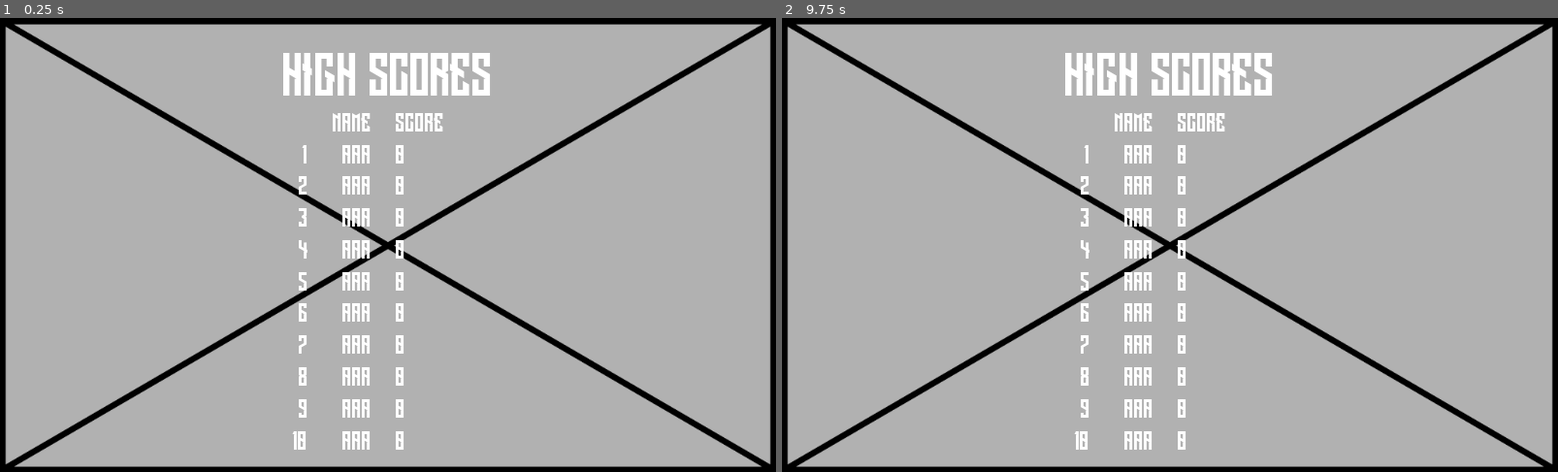
Above: before the commit, frames 1-2 (left to right).
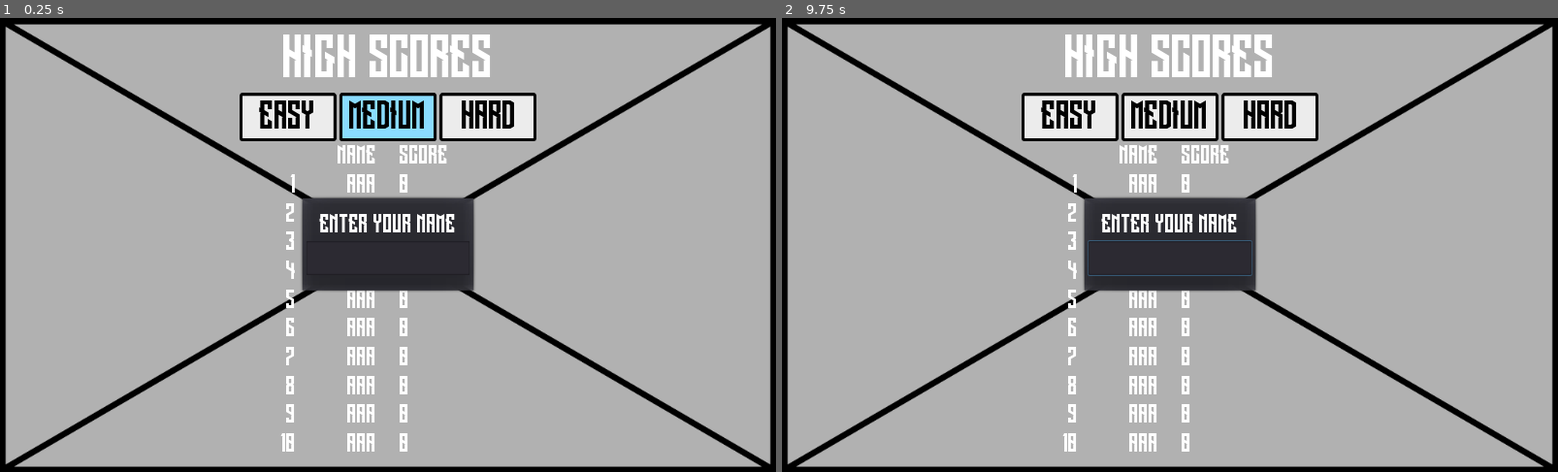
Above: after the commit, the same moments.

Repository: RhetHypo/BrickByBrickPolished
Game: Godot game, scene res://scenes/menus/Highscores.tscn
Two runs of this game, one before a commit and one after it. Both use one fixed random seed, a clock stepped at 60 frames per second and the inputs below. This scene is started directly instead of the project's main scene.
Inputs (mouse positions are in pixels of both pictures, inside the frame that each line leads up to):
- Up to frame 1 (0.25 s): no input
- Up to frame 2 (9.75 s): click (1170, 117) at 0.5 s, where only the run after the commit has a clickable "MEDIUM"; click (1270, 117) at 1.25 s, where only the run after the commit has a clickable "HARD"; click (1069, 117) at 2 s, where only the run after the commit has a clickable "EASY"; click (1069, 117) at 2.75 s, where only the run after the commit has a clickable "EASY"; click (1170, 117) at 3.5 s, where only the run after the commit has a clickable "MEDIUM"; click (1270, 117) at 4.25 s, where only the run after the commit has a clickable "HARD"; click (1069, 117) at 5 s, where only the run after the commit has a clickable "EASY"; click (1170, 117) at 5.75 s, where only the run after the commit has a clickable "MEDIUM"; click (1270, 117) at 6.5 s, where only the run after the commit has a clickable "HARD"; tap Enter at 7.25, 8.75 s; move the mouse to (1131, 335) at 7.27 s; click (1131, 335) at 7.35 s; tap Space at 8, 9.5 s; move the mouse to (1402, 313) at 8.02 s; click (1402, 313) at 8.1 s; move the mouse to (937, 176) at 8.77 s; click (937, 176) at 8.85 s; move the mouse to (1208, 245) at 9.52 s; click (1208, 245) at 9.6 s

The runs differ from the first frame. In frame 1, 12% of the frame differs, in the area x 30-70%, y 3-96%; in frame 2, 12%.

Commit message:
progress on highscore saving

Diff:
--- /dev/null
+++ b/globals.gd
@@ -0,0 +1,7 @@
+extends Node
+
+#some of these may not be used
+var endgame = true
+var endgame_score = 10
+var endgame_level = 5
+var endgame_difficulty = 1
--- a/project.godot
+++ b/project.godot
@@ -22,6 +22,7 @@
 [autoload]
 
 settings="*res://settings.gd"
+globals="*res://globals.gd"
 
 [display]
 
--- a/scenes/entities/Paddle.tscn
+++ b/scenes/entities/Paddle.tscn
@@ -40,7 +40,6 @@
 [node name="CPUParticles2D" type="CPUParticles2D" parent="StartBall"]
 amount = 16
 speed_scale = 5.0
-local_coords = false
 texture = ExtResource( 4 )
 emission_shape = 1
 emission_sphere_radius = 3.0
--- a/scenes/menus/Highscores.gd
+++ b/scenes/menus/Highscores.gd
@@ -9,6 +9,9 @@
 onready var grid = get_node("VBoxContainer/GridContainer")
 
 func _ready():
+	if globals.endgame:
+		get_node("NewHighscore").popup_centered()
+	get_node("VBoxContainer/HBoxContainer/Medium").grab_focus()
 	load_scores()
 	display_scores()
 
@@ -35,15 +38,44 @@
 		getFile.open(scores_file, File.READ)
 		scores = getFile.get_var()
 		getFile.close()
+		print("found score")
 	if len(scores) < 10:
 		for i in range(len(scores),10):
+			print("generating score")
 			scores.append(["AAA", "0"])
 	#should load existing scores, and fill in nonexisting ones if there are less than ten
 
-func save_score():
-	pass
+func save_score(new_text):
+	var position = 0
+	for score in scores:
+		if int(score[1]) < globals.endgame_score:
+			break
+		else:
+			position += 1
+	print(scores)
+	scores.insert(position,[new_text.to_upper(),globals.endgame_score])
+	scores.pop_back()
+	print(scores)
 	#should
-	#1. get current scores,
+	#1. get current scores, DONE
 	#2. find if the new one is a high score,
-	#3. prompt for name to enter(three characters for now),
+	#3. prompt for name to enter(three characters for now), DONE
 	#4. place at proper point in list by removing the last item, and inserting in last spot
+
+
+func _on_Easier_pressed():
+	pass # Replace with function body.
+
+
+func _on_Medium_pressed():
+	pass # Replace with function body.
+
+
+func _on_Harder_pressed():
+	pass # Replace with function body.
+
+
+func _on_LineEdit_text_entered(new_text):
+	print(new_text)
+	get_node("NewHighscore").hide()
+	save_score(new_text)
--- a/scenes/menus/Highscores.tscn
+++ b/scenes/menus/Highscores.tscn
@@ -1,18 +1,39 @@
-[gd_scene load_steps=7 format=2]
+[gd_scene load_steps=16 format=2]
 
 [ext_resource path="res://scenes/menus/Highscores.gd" type="Script" id=1]
 [ext_resource path="res://images/ScoreBackground.png" type="Texture" id=2]
 [ext_resource path="res://other/long_shot/Long_Shot.ttf" type="DynamicFontData" id=3]
+[ext_resource path="res://images/normal.png" type="Texture" id=4]
+[ext_resource path="res://images/pressed.png" type="Texture" id=5]
+[ext_resource path="res://images/hover.png" type="Texture" id=6]
+[ext_resource path="res://images/disabled.png" type="Texture" id=7]
+[ext_resource path="res://images/focused.png" type="Texture" id=8]
 
 [sub_resource type="DynamicFont" id=1]
 size = 72
 font_data = ExtResource( 3 )
 
+[sub_resource type="DynamicFont" id=5]
+size = 48
+font_data = ExtResource( 3 )
+
+[sub_resource type="DynamicFont" id=6]
+size = 48
+font_data = ExtResource( 3 )
+
+[sub_resource type="DynamicFont" id=3]
+size = 32
+font_data = ExtResource( 3 )
+
 [sub_resource type="DynamicFont" id=4]
 size = 32
 font_data = ExtResource( 3 )
 
-[sub_resource type="DynamicFont" id=5]
+[sub_resource type="DynamicFont" id=7]
+size = 32
+font_data = ExtResource( 3 )
+
+[sub_resource type="DynamicFont" id=8]
 size = 32
 font_data = ExtResource( 3 )
 
@@ -30,65 +51,164 @@
 
 [node name="VBoxContainer" type="VBoxContainer" parent="."]
 anchor_left = 0.5
+anchor_right = 0.5
+margin_left = -196.0
+margin_top = 20.0
+margin_right = 196.0
+margin_bottom = 491.0
+alignment = 1
+
+[node name="HighScoresLabel" type="Label" parent="VBoxContainer" groups=[
+"Label",
+]]
+margin_top = 144.0
+margin_right = 392.0
+margin_bottom = 219.0
+custom_fonts/font = SubResource( 1 )
+text = "HIGH SCORES"
+align = 1
+valign = 1
+
+[node name="HBoxContainer" type="HBoxContainer" parent="VBoxContainer"]
+margin_top = 223.0
+margin_right = 392.0
+margin_bottom = 287.0
+alignment = 1
+
+[node name="Easier" type="TextureButton" parent="VBoxContainer/HBoxContainer"]
+margin_right = 128.0
+margin_bottom = 64.0
+texture_normal = ExtResource( 4 )
+texture_pressed = ExtResource( 5 )
+texture_hover = ExtResource( 6 )
+texture_disabled = ExtResource( 7 )
+texture_focused = ExtResource( 8 )
+
+[node name="Label" type="Label" parent="VBoxContainer/HBoxContainer/Easier"]
+margin_right = 127.0
+margin_bottom = 65.0
+custom_fonts/font = SubResource( 5 )
+custom_colors/font_color = Color( 0, 0, 0, 1 )
+text = "EASY"
+align = 1
+valign = 1
+
+[node name="Medium" type="TextureButton" parent="VBoxContainer/HBoxContainer"]
+margin_left = 132.0
+margin_right = 260.0
+margin_bottom = 64.0
+texture_normal = ExtResource( 4 )
+texture_pressed = ExtResource( 5 )
+texture_hover = ExtResource( 6 )
+texture_disabled = ExtResource( 7 )
+texture_focused = ExtResource( 8 )
+
+[node name="Label" type="Label" parent="VBoxContainer/HBoxContainer/Medium"]
+margin_right = 127.0
+margin_bottom = 65.0
+focus_mode = 1
+custom_fonts/font = SubResource( 5 )
+custom_colors/font_color = Color( 0, 0, 0, 1 )
+text = "MEDIUM"
+align = 1
+valign = 1
+
+[node name="Harder" type="TextureButton" parent="VBoxContainer/HBoxContainer"]
+margin_left = 264.0
+margin_right = 392.0
+margin_bottom = 64.0
+texture_normal = ExtResource( 4 )
+texture_pressed = ExtResource( 5 )
+texture_hover = ExtResource( 6 )
+texture_disabled = ExtResource( 7 )
+texture_focused = ExtResource( 8 )
+
+[node name="Label" type="Label" parent="VBoxContainer/HBoxContainer/Harder"]
+margin_right = 130.0
+margin_bottom = 65.0
+custom_fonts/font = SubResource( 6 )
+custom_colors/font_color = Color( 0, 0, 0, 1 )
+text = "HARD"
+align = 1
+valign = 1
+
+[node name="GridContainer" type="GridContainer" parent="VBoxContainer"]
+editor/display_folded = true
+margin_top = 291.0
+margin_right = 392.0
+margin_bottom = 326.0
+custom_constants/hseparation = 32
+columns = 4
+
+[node name="BlankLabel" type="Label" parent="VBoxContainer/GridContainer" groups=[
+"Label",
+]]
+margin_top = 10.0
+margin_bottom = 24.0
+
+[node name="Label" type="Label" parent="VBoxContainer/GridContainer" groups=[
+"Label",
+]]
+margin_left = 32.0
+margin_right = 180.0
+margin_bottom = 35.0
+size_flags_horizontal = 3
+custom_fonts/font = SubResource( 3 )
+text = "NAME"
+align = 2
+
+[node name="Label2" type="Label" parent="VBoxContainer/GridContainer" groups=[
+"Label",
+]]
+margin_left = 212.0
+margin_right = 360.0
+margin_bottom = 35.0
+size_flags_horizontal = 3
+custom_fonts/font = SubResource( 4 )
+text = "SCORE"
+
+[node name="BlankLabel2" type="Label" parent="VBoxContainer/GridContainer" groups=[
+"Label",
+]]
+margin_left = 392.0
+margin_top = 10.0
+margin_right = 392.0
+margin_bottom = 24.0
+
+[node name="NewHighscore" type="PopupDialog" parent="."]
+pause_mode = 2
+visible = true
+margin_left = -1.24377
+margin_top = -0.756241
+margin_right = 230.756
+margin_bottom = 127.244
+popup_exclusive = true
+
+[node name="VBoxContainer" type="VBoxContainer" parent="NewHighscore"]
+anchor_left = 0.5
 anchor_top = 0.5
 anchor_right = 0.5
 anchor_bottom = 0.5
-margin_left = -142.0
-margin_top = -255.5
-margin_right = 142.0
-margin_bottom = 255.5
-alignment = 1
-
-[node name="HighScoresLabel" type="Label" parent="VBoxContainer" groups=[
-"Label",
-]]
-margin_top = 198.0
-margin_right = 284.0
-margin_bottom = 273.0
-custom_fonts/font = SubResource( 1 )
-text = "HIGH SCORES"
-align = 1
-valign = 1
-
-[node name="GridContainer" type="GridContainer" parent="VBoxContainer"]
-margin_top = 277.0
-margin_right = 284.0
-margin_bottom = 312.0
-custom_constants/vseparation = 8
-custom_constants/hseparation = 32
-columns = 4
-
-[node name="BlankLabel" type="Label" parent="VBoxContainer/GridContainer" groups=[
-"Label",
-]]
-margin_top = 10.0
-margin_bottom = 24.0
-
-[node name="Label" type="Label" parent="VBoxContainer/GridContainer" groups=[
-"Label",
-]]
-margin_left = 32.0
-margin_right = 126.0
+margin_left = -108.0
+margin_top = -42.0
+margin_right = 108.0
+margin_bottom = 42.0
+
+[node name="Label" type="Label" parent="NewHighscore/VBoxContainer"]
+margin_right = 216.0
 margin_bottom = 35.0
-size_flags_horizontal = 3
-custom_fonts/font = SubResource( 4 )
-text = "NAME"
-align = 2
-
-[node name="Label2" type="Label" parent="VBoxContainer/GridContainer" groups=[
-"Label",
-]]
-margin_left = 158.0
-margin_right = 252.0
-margin_bottom = 35.0
-size_flags_horizontal = 3
-custom_fonts/font = SubResource( 5 )
-text = "SCORE"
-
-[node name="BlankLabel2" type="Label" parent="VBoxContainer/GridContainer" groups=[
-"Label",
-]]
-margin_left = 284.0
-margin_top = 10.0
-margin_right = 284.0
-margin_bottom = 24.0
+custom_fonts/font = SubResource( 7 )
+text = "ENTER YOUR NAME"
+align = 1
+
+[node name="LineEdit" type="LineEdit" parent="NewHighscore/VBoxContainer"]
+margin_top = 39.0
+margin_right = 216.0
+margin_bottom = 84.0
+custom_fonts/font = SubResource( 8 )
+align = 1
+max_length = 3
+[connection signal="pressed" from="VBoxContainer/HBoxContainer/Easier" to="." method="_on_Easier_pressed"]
+[connection signal="pressed" from="VBoxContainer/HBoxContainer/Medium" to="." method="_on_Medium_pressed"]
+[connection signal="pressed" from="VBoxContainer/HBoxContainer/Harder" to="." method="_on_Harder_pressed"]
+[connection signal="text_entered" from="NewHighscore/VBoxContainer/LineEdit" to="." method="_on_LineEdit_text_entered"]
Binary file added: images/focused.png
Not shown, added: images/focused.png.import
